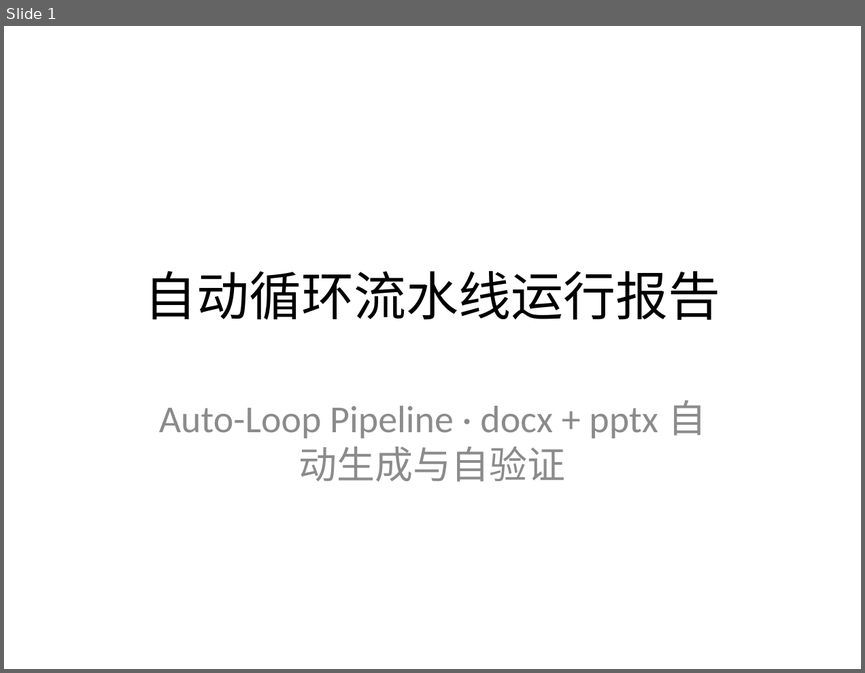
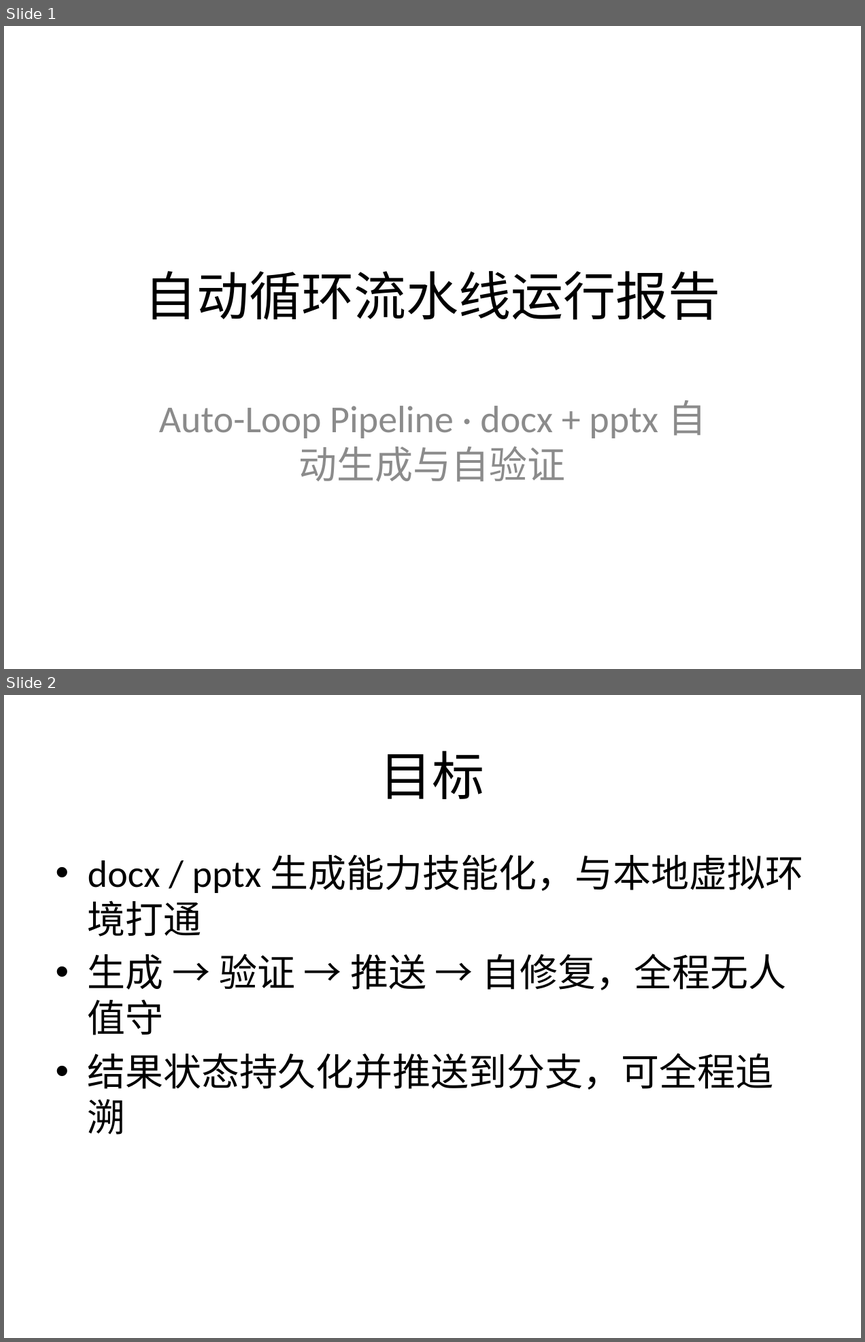
Before and after one commit to mqgg5630-cyber/test-auto-arena, a slide deck: output/slides/deck.pptx. Shown one above the other, each under a label of ours: slide 1 before the commit, slides 1 and 2 after it. The pictures are 865x673 and 865x1342 pixels, drawn with LibreOffice and Linux fonts; fonts in the diff are those of the drawing. Boxes give left, top, right and bottom in pixels: in the first picture for what was removed or moved away, otherwise in the second. Text is boxed around its words. In the diff, an @@ line names an element or a change of style, - is before the commit and + after.

```diff
--- a/output/slides/deck.pptx
+++ b/output/slides/deck.pptx
@@ slide 2 added at bbox=[4, 695, 861, 1338], background #FFFFFF @@
@@ title added at bbox=[380, 751, 485, 799], 44 pt, text #000000 @@
+目标
@@ text added at bbox=[88, 855, 803, 1134], 32 pt, text #000000 @@
+• docx / pptx 生成能力技能化，与本地虚拟环境打通
+• 生成 → 验证 → 推送 → 自修复，全程无人值守
+• 结果状态持久化并推送到分支，可全程追溯
```
Also in this commit, not shown: 1 slide changed, 4 other slides added, 1 slide removed, 4 other files.
